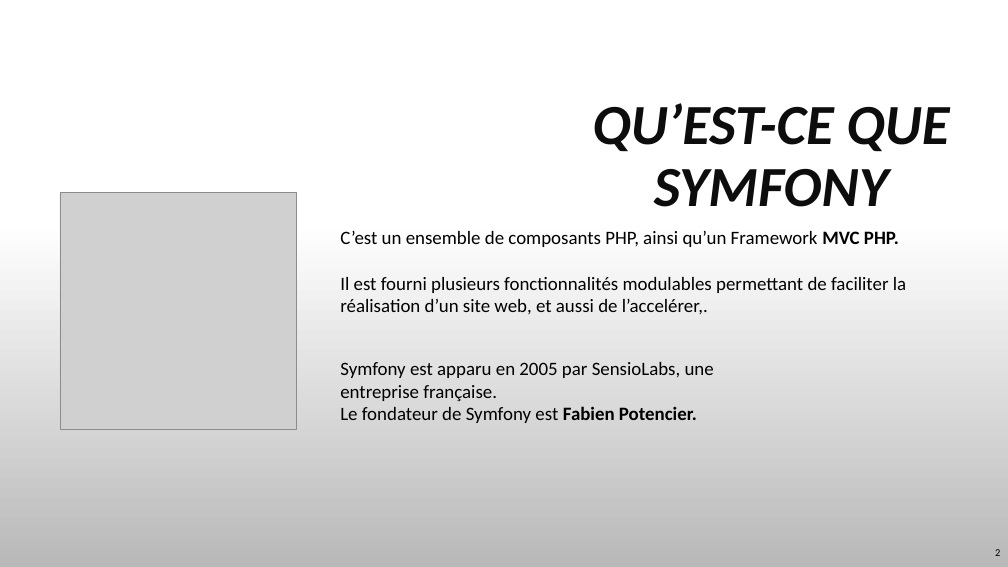
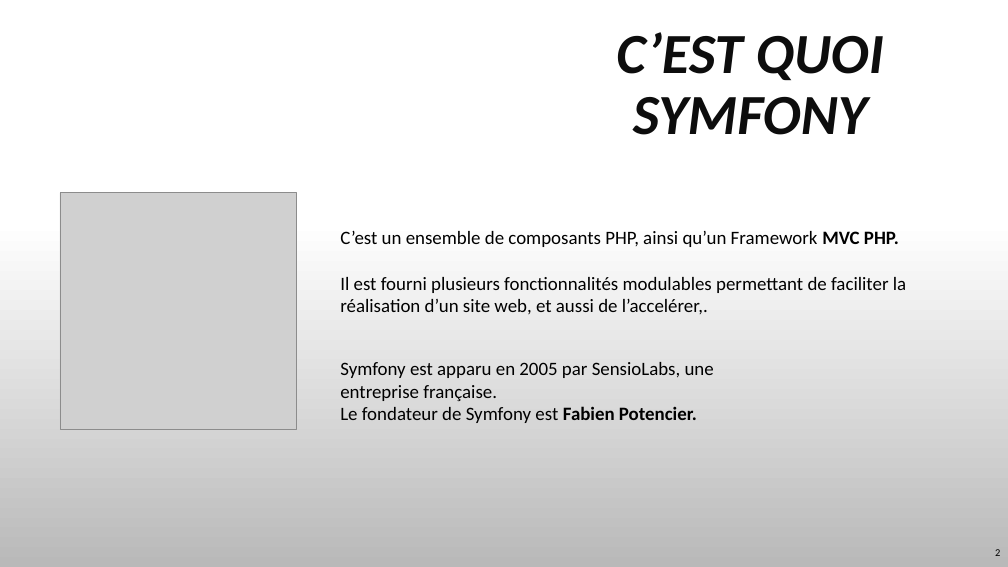
Before and after one commit to TyTy-cf/cours, a slide deck: slide 2 of Symfony/Symfony-Bases.pptx. Drawn at 1008x567 pixels with LibreOffice and Linux fonts; fonts in the diff are those of the drawing; grey boxes stand for pictures; background and template pictures are left out. Boxes give left, top, right and bottom in pixels: in the first picture for what was removed or moved away, otherwise in the second. Text is boxed around its words. In the diff, an @@ line names an element or a change of style, - is before the commit and + after.

```diff
--- a/Symfony/Symfony-Bases.pptx
+++ b/Symfony/Symfony-Bases.pptx
@@ title at (616, 32, 884, 135): text changed @@
-QU’EST-CE QUE SYMFONY
+C’EST QUOI SYMFONY
```
Also in this commit, not shown: 13 other slides changed, 10 slides added, 2 other files.
